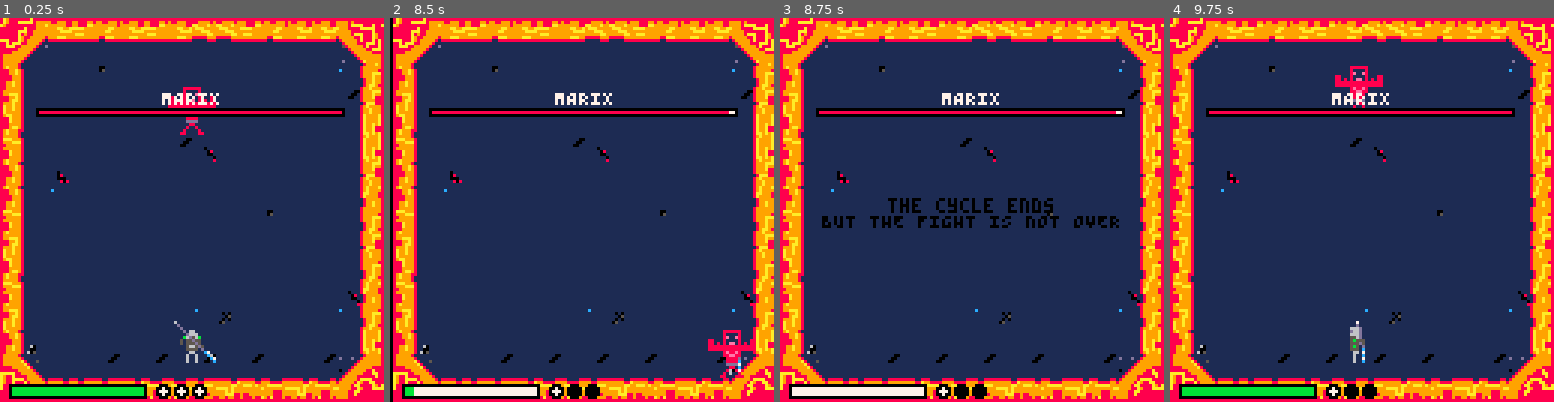
Above: before the commit, frames 1-4 (left to right).
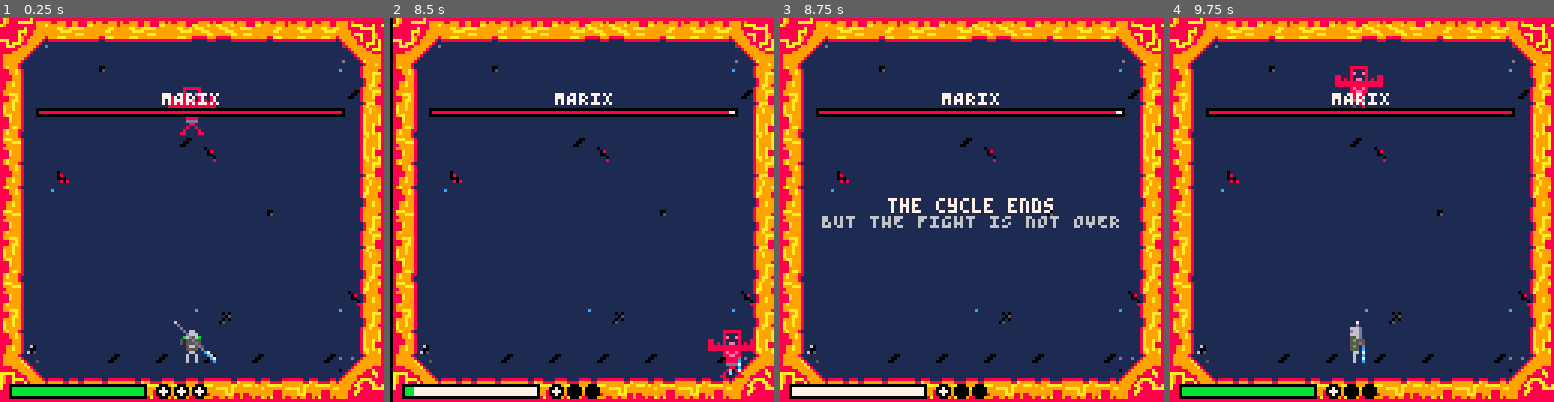
Above: after the commit, the same moments.

Repository: multikorv/pico8-godbusters
Game: PICO-8 cartridge godbusters.p8
Two runs of this game, one before a commit and one after it. Both use one fixed random seed, a clock stepped at 60 frames per second and the inputs below.
Inputs:
- Up to frame 1 (0.25 s): no input
- Up to frame 2 (8.5 s): tap X (X key) at 0.33, 1.07, 1.85, 2.97, 4.08, 5.2, 6.32, 7.43 s; tap O (Z key) at 0.7, 1.7, 2.1, 2.5, 2.9, 3.3, 3.7, 4.1, 4.5, 4.9, 5.3, 5.7, 6.1, 6.5, 6.9, 7.3, 7.7, 8.1 s; hold Right 1.6-2.1 s; hold Up 2.15-2.42 s; hold Right 2.47-3.03 s; hold Left 3.08-3.58 s; hold Down 3.63-3.97 s; hold Right 4.02-4.68 s; hold Up 4.73-5.03 s; hold Left 5.08-5.68 s; hold Down 5.73-6.03 s; hold Right 6.08-6.58 s; hold Right 6.63-7.13 s; hold Up 7.18-7.45 s; hold Right 7.5-8.07 s; hold Left from 8.12 s (still down)
- Up to frame 3 (8.75 s): tap O (Z key) at 8.5 s; tap X (X key) at 8.55 s; release Left at 8.62 s; hold Down from 8.67 s (still down)
- Up to frame 4 (9.75 s): tap O (Z key) at 8.9, 9.3, 9.7 s; release Down at 9 s; hold Right 9.05-9.72 s; tap X (X key) at 9.67 s

Frames 1-2 are identical in both runs. In frame 3, 1.6% of the frame differs, in the area x 10-89%, y 46-55%; in frame 4, nothing differs.

Commit message:
Add explicit colors on the game over text

Diff:
--- a/godbusters.p8
+++ b/godbusters.p8
@@ -546,13 +546,13 @@
     map(0, 0, 0, 0, 16, 16)
     if not boss.is_alive or not player.is_alive then
         local cycle_ends_text = "the cycle ends"
-        print(cycle_ends_text, text_hcenter(cycle_ends_text), 60)
+        print(cycle_ends_text, text_hcenter(cycle_ends_text), 60, 7)
         if player.is_alive then
             local win_text = "MARIX HAS BEEN BROKEN"
-            print(win_text, text_hcenter(win_text), 65)
+            print(win_text, text_hcenter(win_text), 65, 6)
         else
             local lose_text = "BUT THE FIGHT IS NOT OVER"
-            print(lose_text, text_hcenter(lose_text), 65)
+            print(lose_text, text_hcenter(lose_text), 65, 6)
         end
     else
         player:draw()
